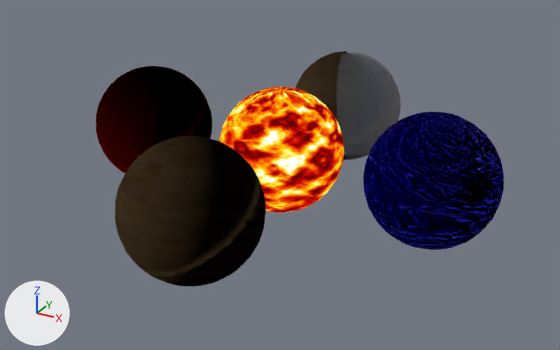
The glTF model 3ds Max/Samples/glTF 2.0/PBR_Textures/PBR_Textures.gltf: old version first, new version second.
One viewpoint serves both versions: a camera (50 mm lens) standing at (5.52, -10.08, 4.6) and looking at (0.06, -0.15, -0.37). Arrows for +X, +Y and +Z are at lower left; the lights stay in place. The picture after the commit comes second.

Names of what the first picture shows: 'SphereBaseColor', 'SphereBaseColorAlpha', 'SphereBump', 'SphereEmissive', 'SphereMetallicRoughness'.
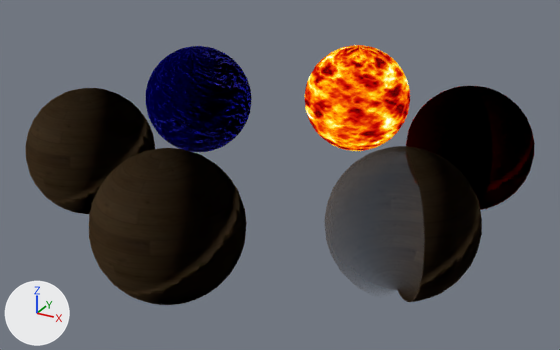
ob_root is not drawn itself; it is the parent of ob_spherebump, ob_spherebasecolor, ob_spherebasecoloralpha, ob_spheremetallicroughness, ob_sphereemissive.

Where the change shows, as pixel boxes [x1, y1, x2, y2] in the pictures (560 x 350 px):
'SphereBaseColorAlpha', turned, moved
    before: [296, 51, 400, 160]
    after: [326, 146, 482, 302]
'SphereBump', turned, moved
    before: [363, 112, 504, 250]
    after: [146, 46, 252, 152]
'SphereBaseColor', turned, moved
    before: [115, 136, 266, 286]
    after: [89, 148, 247, 305]
'SphereEmissive', turned, moved
    before: [219, 87, 344, 213]
    after: [305, 45, 410, 151]
'SphereMetallicRoughness', turned, moved
    before: [96, 66, 212, 173]
    after: [406, 86, 535, 210]
'SphereBaseColorAO', added
    after: [25, 88, 155, 214]

Edits to the bpy script that builds the scene:
```text
Add img_basecoloraomat_basecolor_png:
    img_basecoloraomat_basecolor_png = load_image('BaseColorAOMat_baseColor.png', 'BaseColorAOMat_baseColor.png', 275, 275, 'sRGB')
Add mat_basecoloraomat:
    mat_basecoloraomat = principled_material('BaseColorAOMat')
    mat_basecoloraomat.texture = img_basecoloraomat_basecolor_png
    mat_basecoloraomat.roughness = 1.0
Add me_spherebasecolorao:
    me_spherebasecolorao.from_pydata(...)  # a UV sphere (32 segments, 16 rings, poles along z) spanning x -1.0..1.0, y -1.0..1.0, z -1.0..1.0
    me_spherebasecolorao.materials.append(mat_basecoloraomat)  # picture img_basecoloraomat_basecolor_png
Change ob_root:
    ob_root.rotation_euler: (0.0, 0.0, -3.142) -> (0.0, 0.0, 0.0)  # degrees (0, 0, -180) -> degrees (0, 0, 0)
Change ob_spherebump:
    ob_spherebump.location: (-2.5, 0.0, 0.0) -> (-2.6, -1.5, 0.0)
Change ob_spherebasecolor:
    ob_spherebasecolor.location: (0.0, -2.5, 0.0) -> (0.0, 3.0, 0.0)
Change ob_spherebasecoloralpha:
    ob_spherebasecoloralpha.location: (0.0, 2.5, 0.0) -> (2.6, 1.5, 0.0)
Change ob_spheremetallicroughness:
    ob_spheremetallicroughness.location: (2.5, 0.0, 0.0) -> (2.6, -1.5, 0.0)
Change ob_sphereemissive:
    ob_sphereemissive.location: (0.0, 0.0, 0.0) -> (0.0, -3.0, 0.0)
Add ob_spherebasecolorao:
    ob_spherebasecolorao = bpy.data.objects.new('SphereBaseColorAO', me_spherebasecolorao)
    ob_spherebasecolorao.parent = ob_root
    ob_spherebasecolorao.location = (-2.6, 1.5, 0.0)
```
